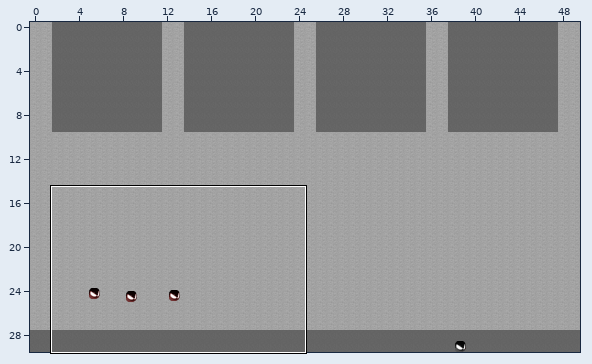
A Tiled map (JSON) gets an edit: source/assets/tilemaps/world.json. Above, an overview of the earlier version with the close-up marked.
Close-up. Before the edit:
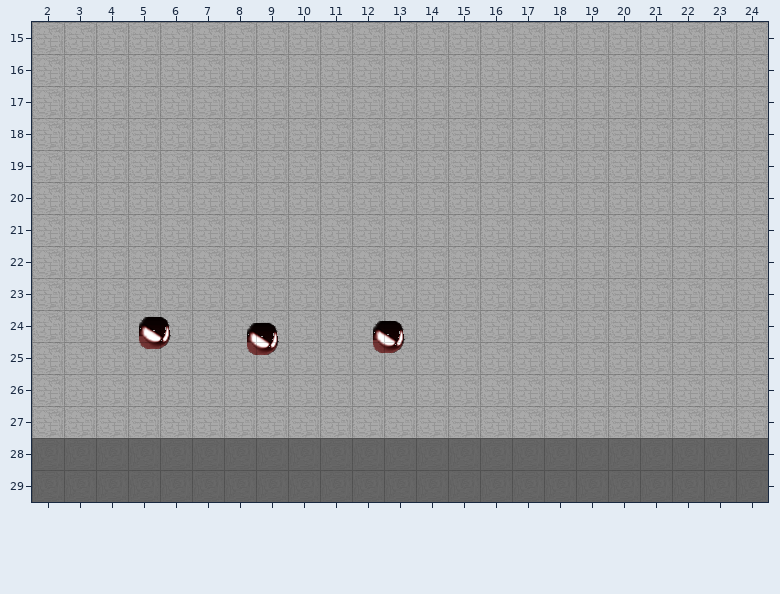
Cells are 32x32 px. Shown: x 2..24, y 15..29. The commit also changed other parts of the map, which this record leaves out.
And afterwards:
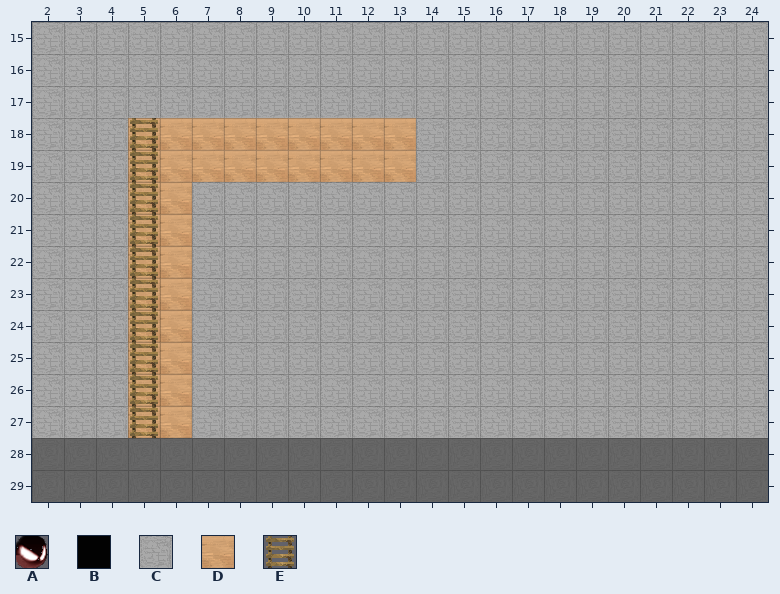
Key: from "objects": A 1; from "tileset": B 1, C 5, D 7, E 8.
_ is an empty cell.
Objects are placed by their top-left corner, in cells (3,4 is the top-left corner of cell 3,4); size is 1x1 cell unless given.
Tiles of an added or newly shown layer are drawn over the layers below it.
The edit:
Layer "tiles_1":
y 18..19: x 5 _ -> B
y 20..27: x 5..6 __ -> BB
Layer "tiles_2":
y 18..19: x 5..13 CCCCCCCCC -> DDDDDDDDD
y 20..27: x 5..6 CC -> DD
Layer "tiles_3" (added):
y 18..27: x 5 _ -> E
Layer "stickmans":
removed: A "enemy_1" at 5.3,24.2
removed: A "enemy_1" at 12.7,24.3
removed: A "enemy_1" at 8.7,24.4
Where, in picture pixels (left, top, right, bottom), the same in both close-ups:
changed: (128, 118, 416, 438)
